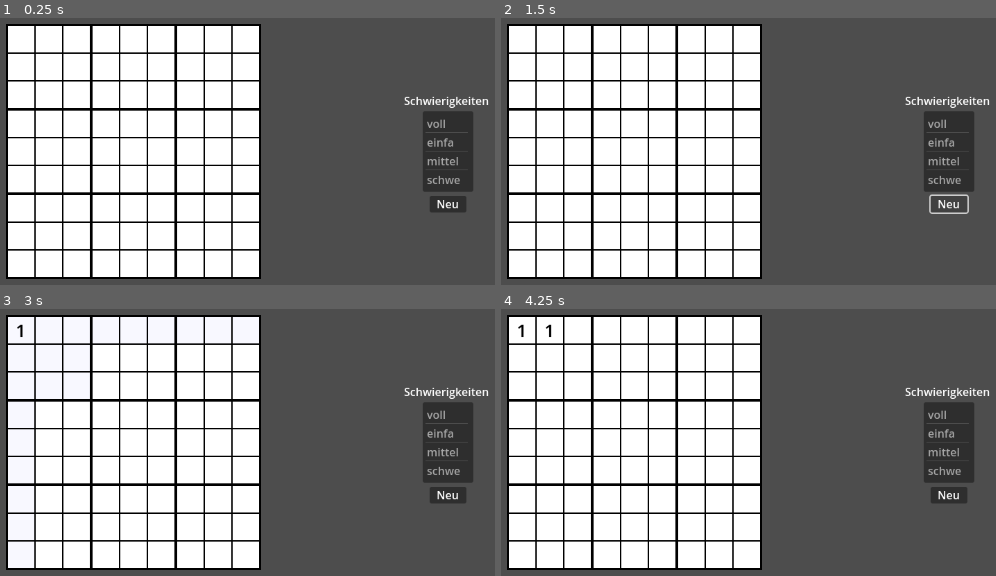
Above: before the commit, frames 1-4 (two rows, left to right).
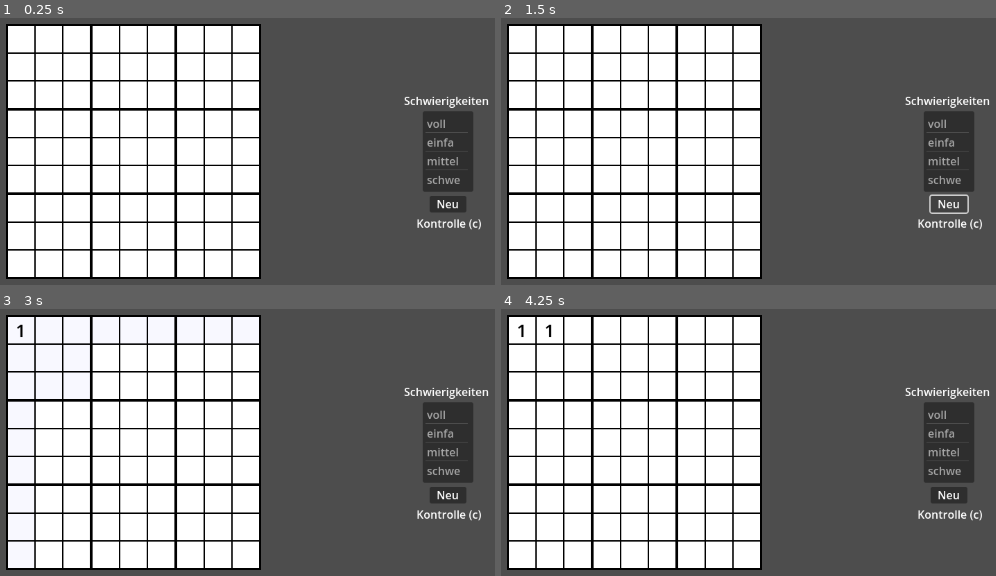
Above: after the commit, the same moments.

Repository: hfred0/Sudoku
Game: Godot game, scene res://main.tscn
Two runs of this game, one before a commit and one after it. Both use one fixed random seed, a clock stepped at 60 frames per second and the inputs below.
Inputs (mouse positions are in pixels of both pictures, inside the frame that each line leads up to):
- Up to frame 1 (0.25 s): no input
- Up to frame 2 (1.5 s): click "Neu" at 0.5 s; click "Neu" at 1.25 s
- Up to frame 3 (3 s): click "Neu" at 2 s; tap Enter at 2.75 s; move the mouse to (19, 330) at 2.77 s; hold C (check) from 2.78 s (still down); click (19, 330) at 2.92 s
- Up to frame 4 (4.25 s): tap Space at 3.5 s; move the mouse to (550, 330) at 3.52 s; release C (check) at 3.53 s; tap C (check) at 3.6 s; click (550, 330) at 3.67 s

The runs differ from the first frame. In frame 1, 0.2% of the frame differs, in the area x 84-98%, y 75-80%; in frame 2, 0.2%; in frame 3, 0.2%; in frame 4, 0.2%.

Commit message:
Add files via upload
Signed-off-by: hfred0 <160284400+hfred0@users.noreply.github.com>

Diff:
--- a/main.gd
+++ b/main.gd
@@ -3,6 +3,8 @@
 const FeldGröße = 40
 
 @export var Schwierigkeit:Schwierigkeiten
+
+var Druck:bool = false
 var selectFeld:int = -1
 var currentFeld:int = 0
 var FeldGrenze = []
@@ -275,10 +277,10 @@
 	testMaus()
 	for i in range(81):
 		Knöpfe[i].set_color(Color(1, 1, 1))
+
 	if Input.is_action_pressed("check"):
 		felderMarkieren(selectFeld)
 
-
 func _on_item_list_item_selected(index):
 	Schwierigkeit = index
 
--- a/main.tscn
+++ b/main.tscn
@@ -50,6 +50,13 @@
 text = "Neu"
 horizontal_alignment = 1
 
+[node name="Label2" type="Label" parent="Camera2D"]
+offset_left = 408.0
+offset_top = 92.0
+offset_right = 502.0
+offset_bottom = 115.0
+text = "Kontrolle (c)"
+
 [connection signal="item_selected" from="Camera2D/ItemList" to="." method="_on_item_list_item_selected"]
 [connection signal="mouse_exited" from="Camera2D/ItemList" to="Camera2D/ItemList" method="_on_mouse_exited"]
 [connection signal="mouse_exited" from="Camera2D/Button" to="Camera2D/Button" method="_on_mouse_exited"]
